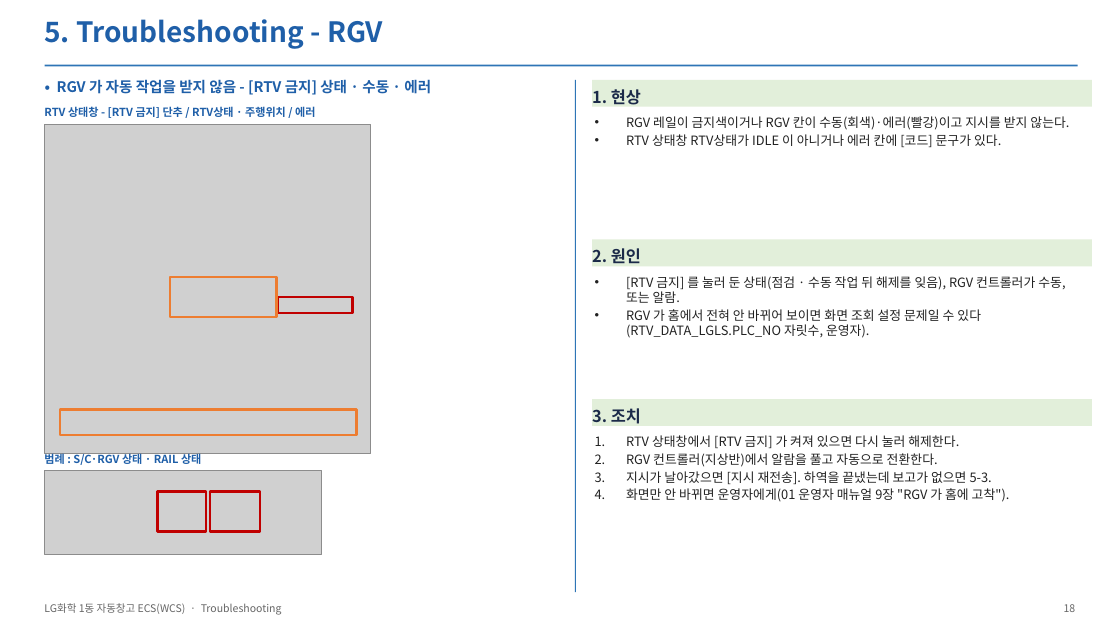
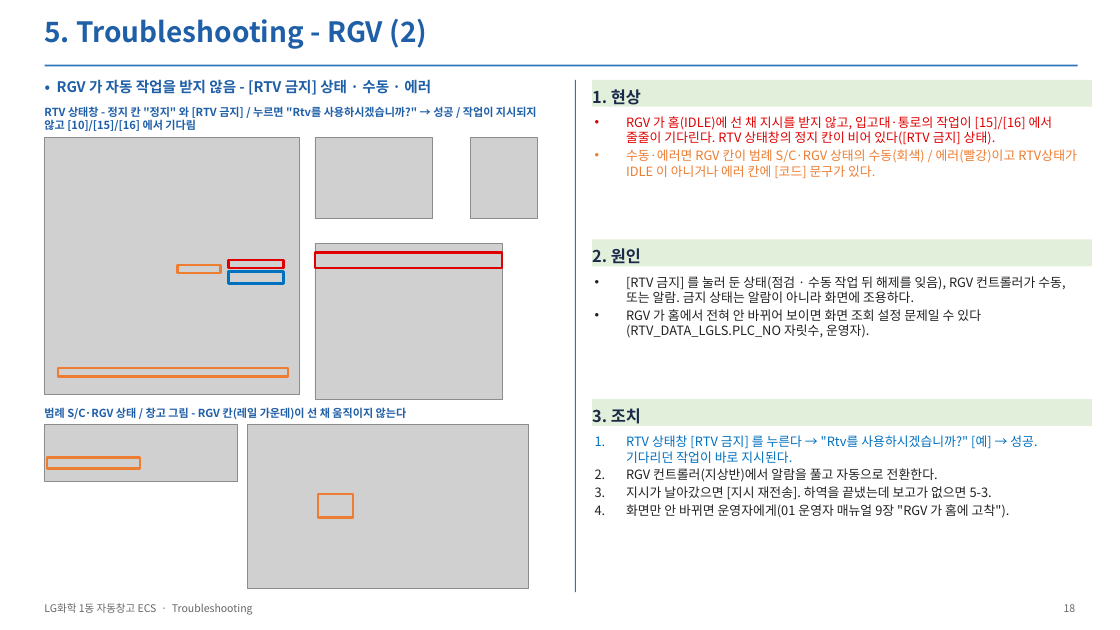
Before and after one commit to yeorijby-coder/LGLS_ALL, a slide deck: slide 18 of docs/산출물_20261110/05_ECS_Troubleshooting.pptx. Drawn at 1120x630 pixels with LibreOffice and Linux fonts; fonts in the diff are those of the drawing; grey boxes stand for pictures. Boxes give left, top, right and bottom in pixels: in the first picture for what was removed or moved away, otherwise in the second. Text is boxed around its words. In the diff, an @@ line names an element or a change of style, - is before the commit and + after.

```diff
--- a/docs/산출물_20261110/05_ECS_Troubleshooting.pptx
+++ b/docs/산출물_20261110/05_ECS_Troubleshooting.pptx
@@ text at (44, 19, 427, 49): text changed @@
-5. Troubleshooting - RGV
+5. Troubleshooting - RGV (2)
@@ text at (44, 106, 537, 131): text changed @@
-RTV 상태창 - [RTV 금지] 단추 / RTV상태 · 주행위치 / 에러
+RTV 상태창 - 정지 칸 "정지" 와 [RTV 금지] / 누르면 "Rtv를 사용하시겠습니까?" → 성공 / 작업이 지시되지 않고 [10]/[15]/[16] 에서 기다림
@@ text at (626, 116, 1077, 178): text changed; text colour #222222 to #E00000 @@
-• RGV 레일이 금지색이거나 RGV 칸이 수동(회색)·에러(빨강)이고 지시를 받지 않는다.
-• RTV 상태창 RTV상태가 IDLE 이 아니거나 에러 칸에 [코드] 문구가 있다.
+• RGV 가 홈(IDLE)에 선 채 지시를 받지 않고, 입고대·통로의 작업이 [15]/[16] 에서 줄줄이 기다린다. RTV 상태창의 정지 칸이 비어 있다([RTV 금지] 상태).
+• 수동·에러면 RGV 칸이 범례 S/C·RGV 상태의 수동(회색) / 에러(빨강)이고 RTV상태가 IDLE 이 아니거나 에러 칸에 [코드] 문구가 있다.
@@ picture: place and size @@
-picture at (45, 124, 371, 454)
+picture at (45, 138, 299, 395)
@@ picture added at (315, 138, 433, 218) @@
@@ picture added at (471, 138, 538, 218) @@
@@ rectangle: place and size @@
-rectangle at (170, 277, 276, 318)
+rectangle at (177, 265, 220, 273)
@@ rectangle added at (229, 260, 283, 269), outline #E00000 2.25 pt @@
@@ picture added at (315, 244, 502, 399) @@
@@ rectangle added at (315, 253, 502, 269), outline #E00000 2.25 pt @@
@@ rectangle: place and size @@
-rectangle at (278, 297, 353, 313)
+rectangle at (229, 271, 283, 283)
@@ rectangle at (229, 271, 283, 283): outline #C00000 2.25 pt to #0070C0 2.25 pt @@
@@ text at (626, 276, 1065, 303): text changed @@
-• [RTV 금지] 를 눌러 둔 상태(점검 · 수동 작업 뒤 해제를 잊음), RGV 컨트롤러가 수동, 또는 알람.
+• [RTV 금지] 를 눌러 둔 상태(점검 · 수동 작업 뒤 해제를 잊음), RGV 컨트롤러가 수동, 또는 알람. 금지 상태는 알람이 아니라 화면에 조용하다.
@@ rectangle: place and size @@
-rectangle at (60, 409, 357, 435)
+rectangle at (58, 368, 288, 377)
@@ text at (44, 406, 407, 421): text changed @@
-범례 : S/C·RGV 상태 · RAIL 상태
+범례 S/C·RGV 상태 / 창고 그림 - RGV 칸(레일 가운데)이 선 채 움직이지 않는다
@@ picture added at (45, 424, 238, 481) @@
@@ picture added at (248, 424, 528, 588) @@
@@ text at (626, 435, 1037, 463): text changed; text colour #222222 to #0070C0 @@
-1. RTV 상태창에서 [RTV 금지] 가 켜져 있으면 다시 눌러 해제한다.
+1. RTV 상태창 [RTV 금지] 를 누른다 → "Rtv를 사용하시겠습니까?" [예] → 성공. 기다리던 작업이 바로 지시된다.
@@ picture removed at (45, 471, 322, 555) @@
@@ rectangle added at (47, 458, 140, 469), outline #ED7D31 2.25 pt @@
@@ rectangle removed at (158, 492, 207, 532) @@
@@ rectangle removed at (210, 492, 260, 532) @@
@@ rectangle added at (318, 494, 353, 518), outline #ED7D31 2.25 pt @@
@@ text at (44, 603, 253, 615): text changed @@
-LG화학 1동 자동창고 ECS(WCS) · Troubleshooting
+LG화학 1동 자동창고 ECS · Troubleshooting
```
Also in this commit, not shown: 23 other slides changed, 1 slide removed, 18 other files.
